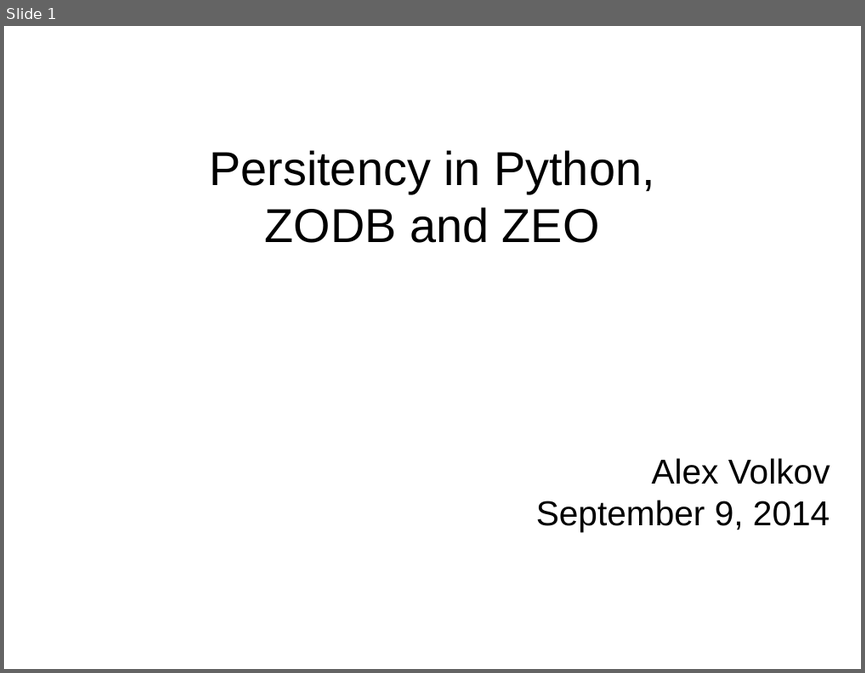
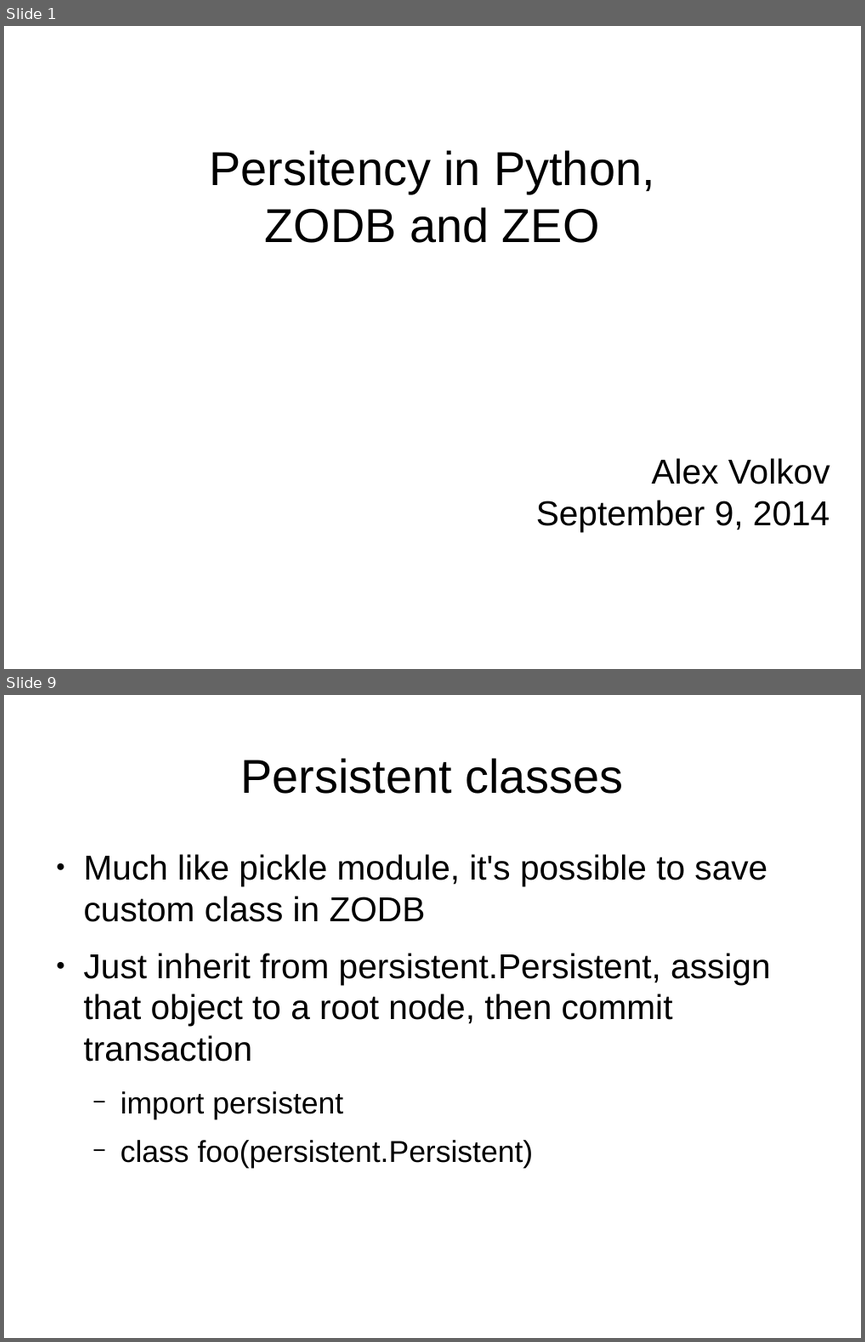
Before and after one commit to avolkov/ZODB-talk, a slide deck: media/presentation.odp. Shown one above the other, each under a label of ours: slide 1 before the commit, slides 1 and 9 after it; the slides between them are not shown. The pictures are 865x673 and 865x1342 pixels, drawn with LibreOffice and Linux fonts; fonts in the diff are those of the drawing. Boxes give left, top, right and bottom in pixels: in the first picture for what was removed or moved away, otherwise in the second. Text is boxed around its words. In the diff, an @@ line names an element or a change of style, - is before the commit and + after.

```diff
--- a/media/presentation.odp
+++ b/media/presentation.odp
@@ slide 9 added at (4,695,861,1338), background #FFFFFF @@
@@ title added at (241,758,623,794), 44 pt, text #000000 @@
+Persistent classes
@@ text added at (84,854,770,1168), 32 pt, text #000000 @@
+● Much like pickle module, it's possible to save custom class in ZODB
+● Just inherit from persistent.Persistent, assign that object to a root node, then commit transaction
+  − import persistent
+  − class foo(persistent.Persistent)
```
Also in this commit, not shown: 16 other slides added, 2 other files.
